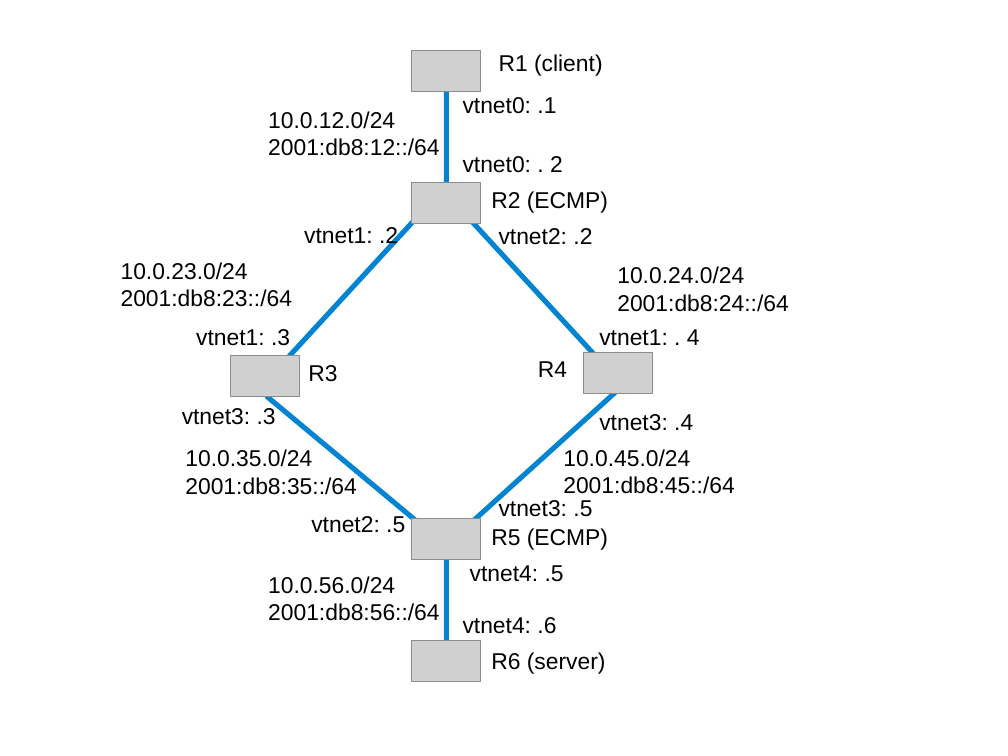
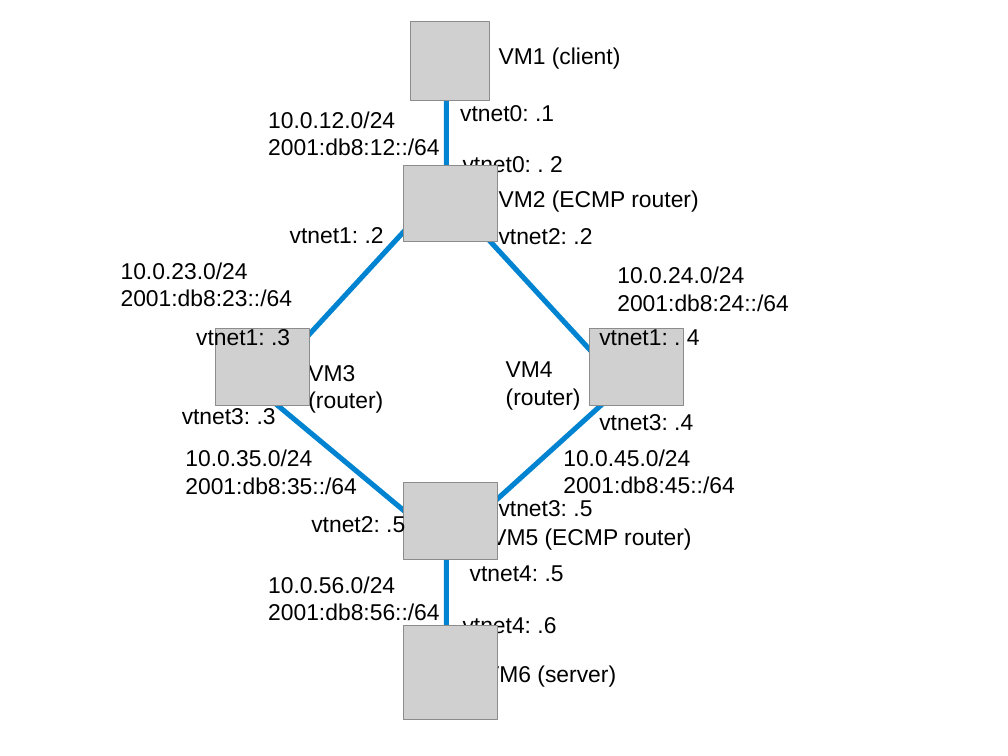
Before and after one commit to ocochard/BSDRP, a slide deck: slide 19 of docs/labs.examples.odp (slide 17 before the commit). Drawn at 1008x756 pixels with LibreOffice and Linux fonts; fonts in the diff are those of the drawing; grey boxes stand for pictures. Boxes give left, top, right and bottom in pixels: in the first picture for what was removed or moved away, otherwise in the second. Text is boxed around its words. In the diff, an @@ line names an element or a change of style, - is before the commit and + after.

```diff
--- a/docs/labs.examples.odp
+++ b/docs/labs.examples.odp
@@ picture: place and size @@
-picture at <box>412,50,481,91</box>
+picture at <box>411,22,490,102</box>
@@ text removed at <box>499,54,603,76</box> @@
-R1 (client)
@@ text added at <box>499,47,621,69</box>, 18 pt, text #000000 @@
+VM1 (client)
@@ text "vtnet0: .1": place and size @@
-text "vtnet0: .1" at <box>463,97,556,114</box>
+text "vtnet0: .1" at <box>460,105,554,122</box>
@@ picture: place and size @@
-picture at <box>412,183,481,223</box>
+picture at <box>403,166,498,242</box>
@@ text at <box>499,190,698,212</box>: text changed @@
-R2 (ECMP)
+VM2 (ECMP router)
@@ text "vtnet1: .2" rewrapped from <box>304,227,398,249</box> to <box>290,227,384,244</box> @@
@@ picture: place and size @@
-picture at <box>231,356,300,396</box>
+picture at <box>216,329,310,406</box>
@@ picture: place and size @@
-picture at <box>584,353,653,393</box>
+picture at <box>590,329,684,406</box>
@@ text removed at <box>308,365,337,382</box> @@
-R3
@@ text added at <box>308,363,383,413</box>, 18 pt, text #000000 @@
+VM3
+(router)
@@ text added at <box>506,361,581,410</box>, 18 pt, text #000000 @@
+VM4
+(router)
@@ text removed at <box>538,361,567,377</box> @@
-R4
@@ picture: place and size @@
-picture at <box>412,519,481,559</box>
+picture at <box>403,483,498,560</box>
@@ text at <box>491,527,691,551</box>: text changed @@
-R5 (ECMP)
+VM5 (ECMP router)
@@ picture: place and size @@
-picture at <box>412,641,481,681</box>
+picture at <box>403,627,498,721</box>
@@ text at <box>484,664,616,688</box>: text changed @@
-R6 (server)
+VM6 (server)
```
Also in this commit, not shown: 2 slides added, 9 other files.
